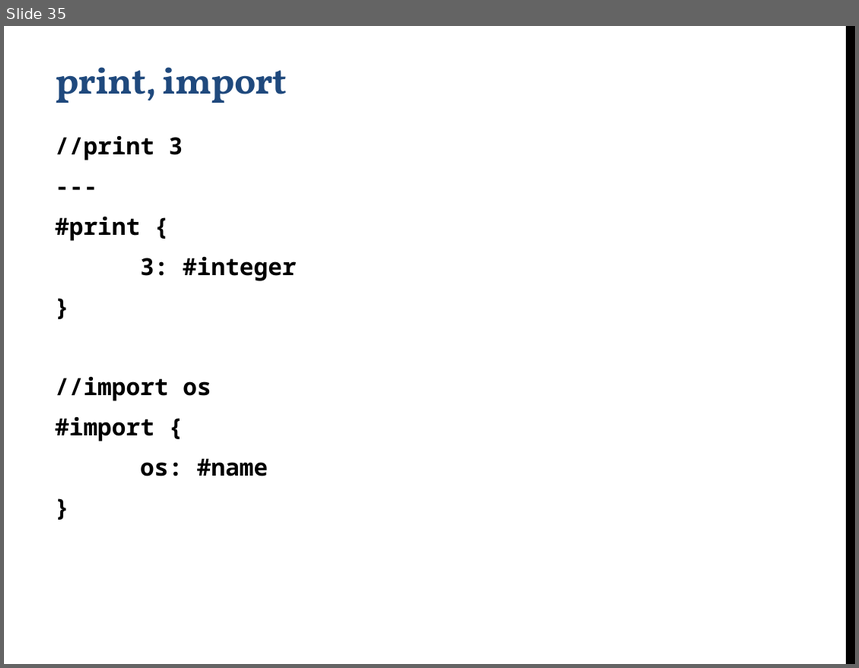
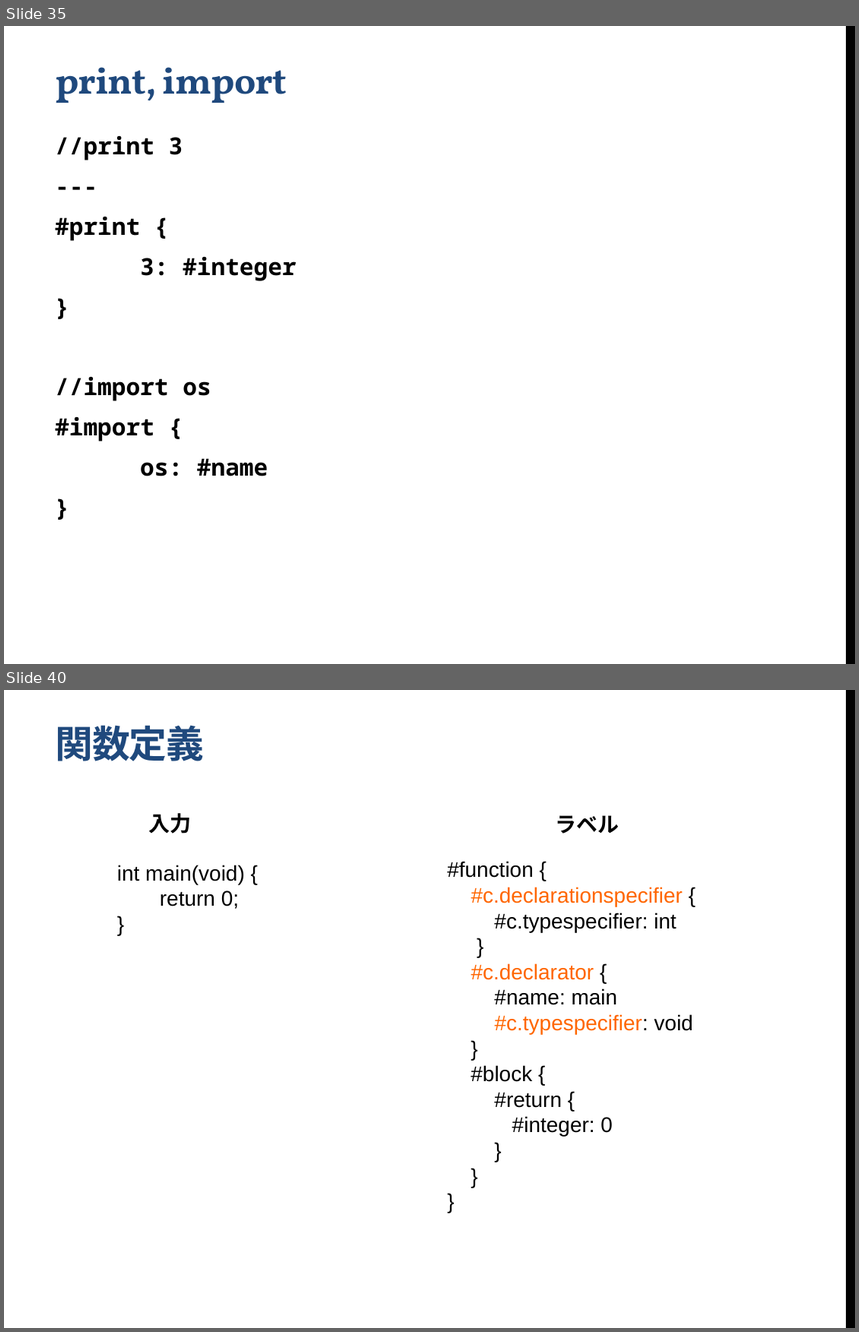
Before and after one commit to yshinya6/libbun2, a slide deck: doc/BunCommon.pptx. Shown one above the other, each under a label of ours: slide 35 before the commit, slides 35 and 40 after it; the slides between them are not shown. The pictures are 859x668 and 859x1332 pixels, drawn with LibreOffice and Linux fonts; fonts in the diff are those of the drawing; background and template pictures are left out. Boxes give left, top, right and bottom in pixels: in the first picture for what was removed or moved away, otherwise in the second. Text is boxed around its words. In the diff, an @@ line names an element or a change of style, - is before the commit and + after.

```diff
--- a/doc/BunCommon.pptx
+++ b/doc/BunCommon.pptx
@@ slide 40 added at bbox=[4, 690, 855, 1328], background #FFFFFF; not listed: 1 template element that a slide beside it also shows @@
@@ title added at bbox=[55, 725, 204, 761], 32 pt, text #1F497D, bold @@
+関数定義
@@ text added at bbox=[148, 813, 191, 834], 18 pt, text #000000, bold @@
+入力
@@ text added at bbox=[555, 815, 619, 834], 18 pt, text #000000, bold @@
+ラベル
@@ text added at bbox=[117, 865, 245, 909], 18 pt, text #000000 @@
+int main(void) {
+return 0;
+}
@@ text added at bbox=[447, 861, 693, 1137], 18 pt, text #000000 @@
+#function {
+#c.declarationspecifier {
+#c.typespecifier: int
+}
+#c.declarator {
+#name: main
+#c.typespecifier: void
+}
+#block {
+#return {
+#integer: 0
+}
+}
+}
```
Also in this commit, not shown: 13 other slides added.
